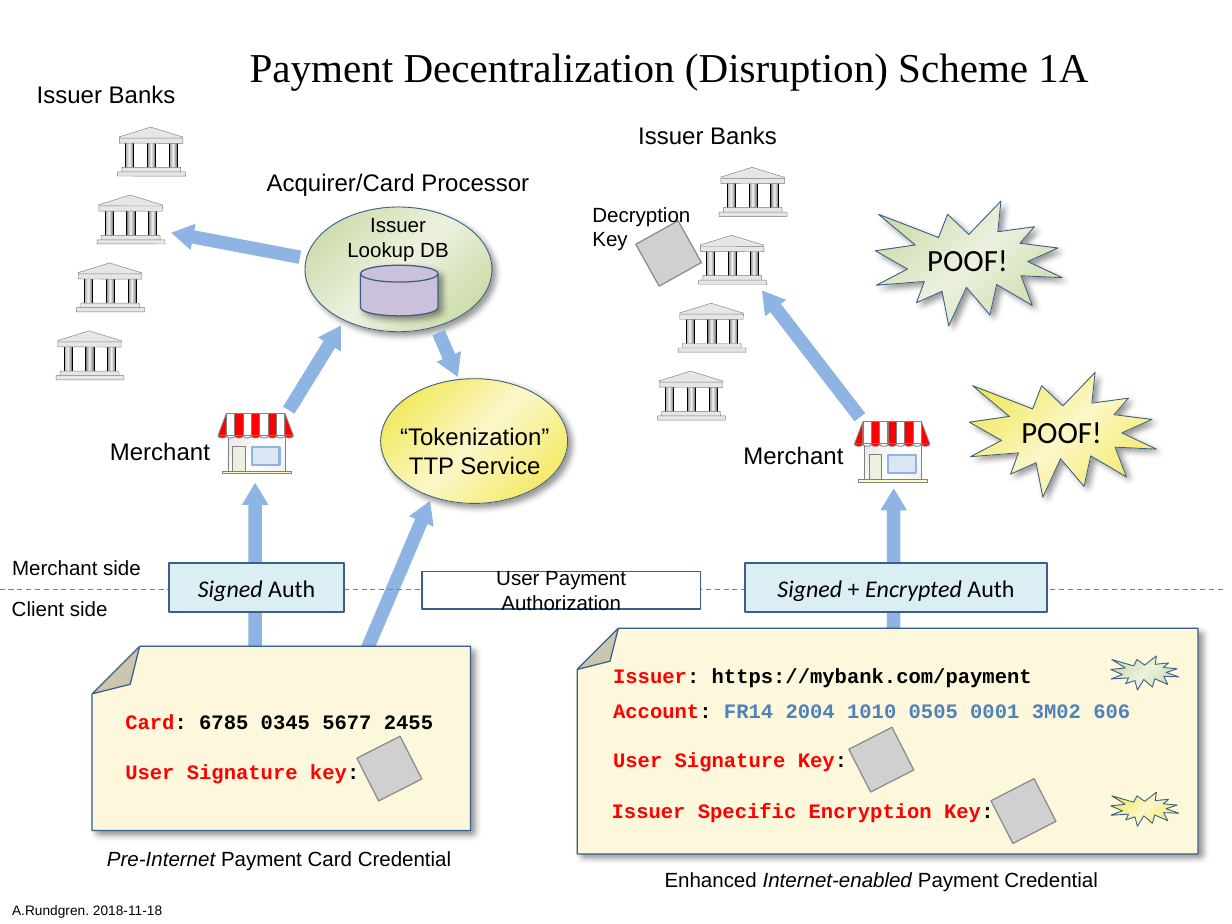
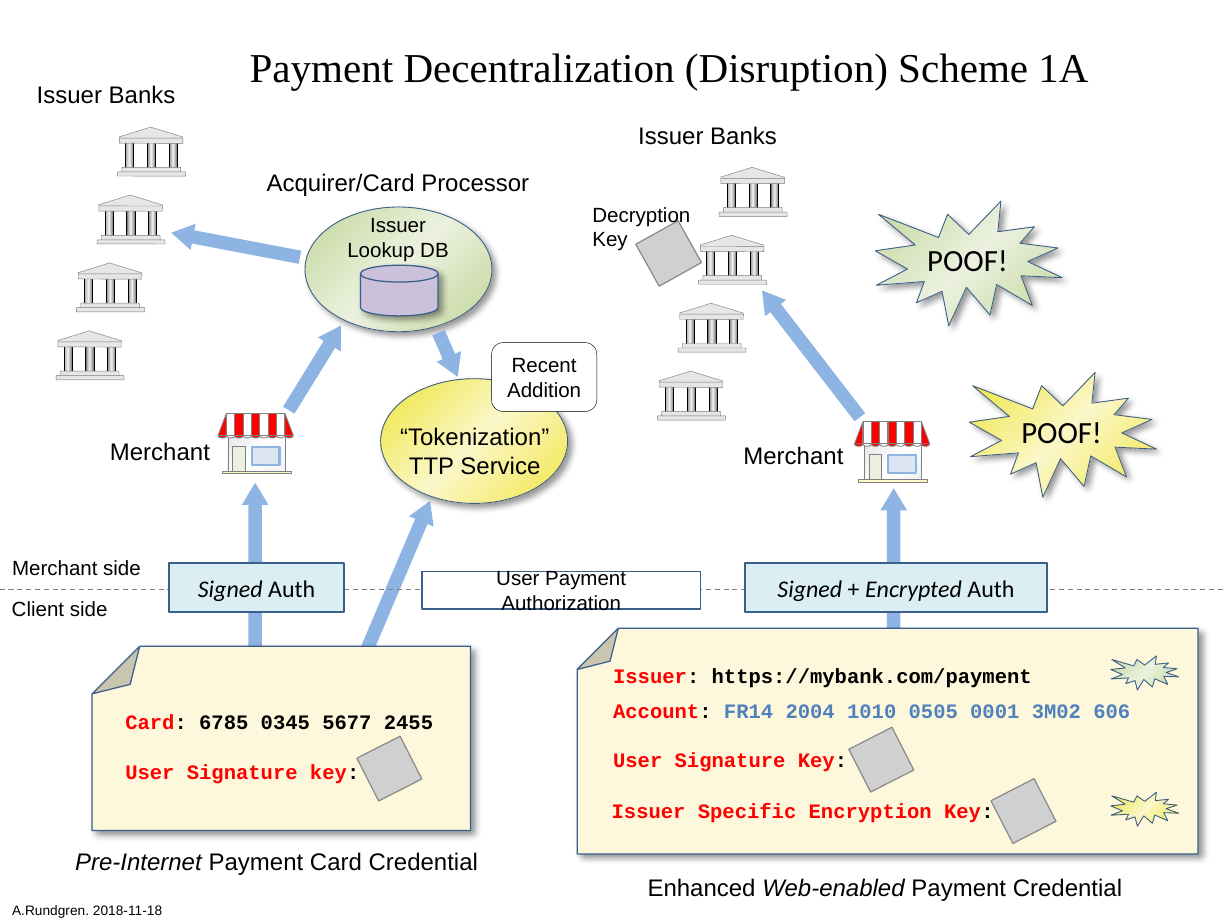
Before and after one commit to cyberphone/doc, a slide deck: slide 1 of payments/payment-decentralization-scheme-1a.pptx. Drawn at 1232x924 pixels with LibreOffice and Linux fonts; fonts in the diff are those of the drawing; grey boxes stand for pictures. Boxes give left, top, right and bottom in pixels: in the first picture for what was removed or moved away, otherwise in the second. Text is boxed around its words. In the diff, an @@ line names an element or a change of style, - is before the commit and + after.

```diff
--- a/payments/payment-decentralization-scheme-1a.pptx
+++ b/payments/payment-decentralization-scheme-1a.pptx
@@ rounded rectangle added at box(492, 342, 596, 411), fill #FFFFFF, outline #000000 0.25 pt, 12 pt, text #000000 @@
+Recent
+Addition
@@ text "Pre-Internet Payment Card Credential": place and size @@
-text "Pre-Internet Payment Card Credential" at box(107, 851, 451, 871)
+text "Pre-Internet Payment Card Credential" at box(75, 852, 478, 875)
@@ text "Pre-Internet Payment Card Credential" at box(75, 852, 478, 875): size 12 to 14 pt @@
@@ text at box(648, 878, 1122, 901): text changed; size 12 to 14 pt @@
-Enhanced Internet-enabled Payment Credential
+Enhanced Web-enabled Payment Credential
```
Also in this commit, not shown: 1 other file.
